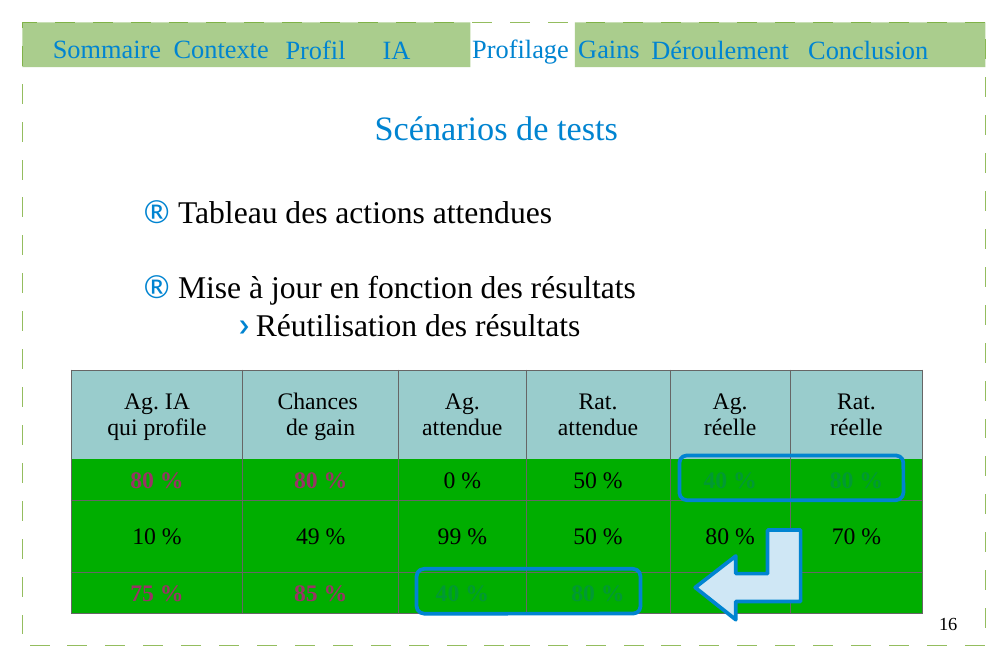
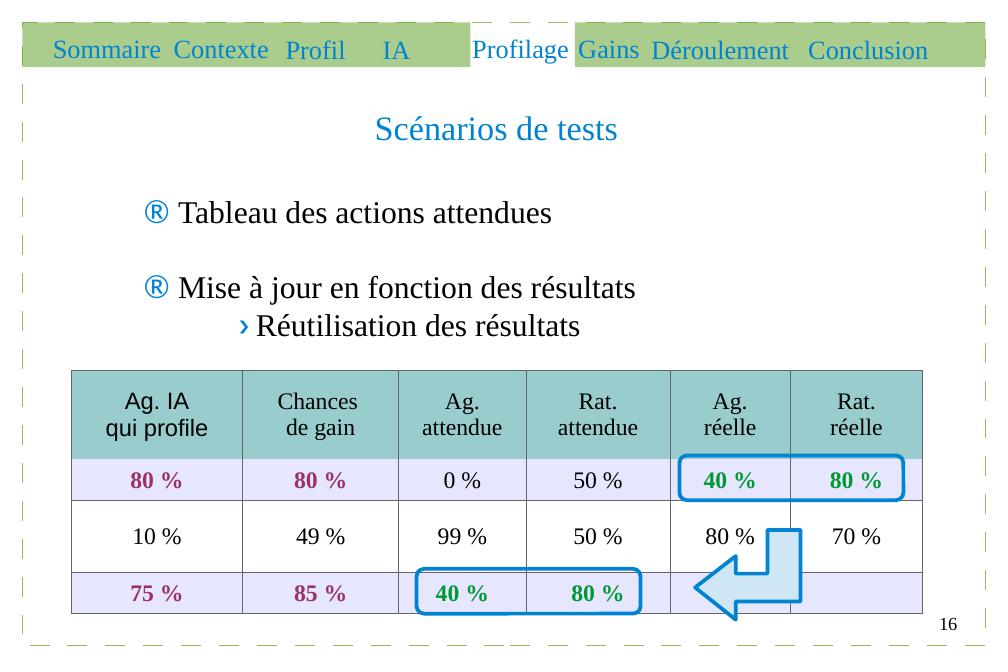
Before and after one commit to Gouga34/TERM1_Poker, a slide deck: slide 16 of Soutenance/presentation.odp. Drawn at 1008x672 pixels with LibreOffice and Linux fonts; fonts in the diff are those of the drawing. Boxes give left, top, right and bottom in pixels: in the first picture for what was removed or moved away, otherwise in the second. Text is boxed around its words. In the diff, an @@ line names an element or a change of style, - is before the commit and + after.

```diff
--- a/Soutenance/presentation.odp
+++ b/Soutenance/presentation.odp
@@ table at <box>71,370,923,614</box> @@
@@ fill #00AE00 to #E6E6FF in 12 cells @@
@@ fill #00AE00 to #FFFFFF in row 3 @@
@@ font Times New Roman to Arial in "Ag. IA", "qui profile" @@
@@ freeform shape at <box>695,530,800,619</box>: outline redrawn @@
```
Also in this commit, not shown: 7 other slides changed.
